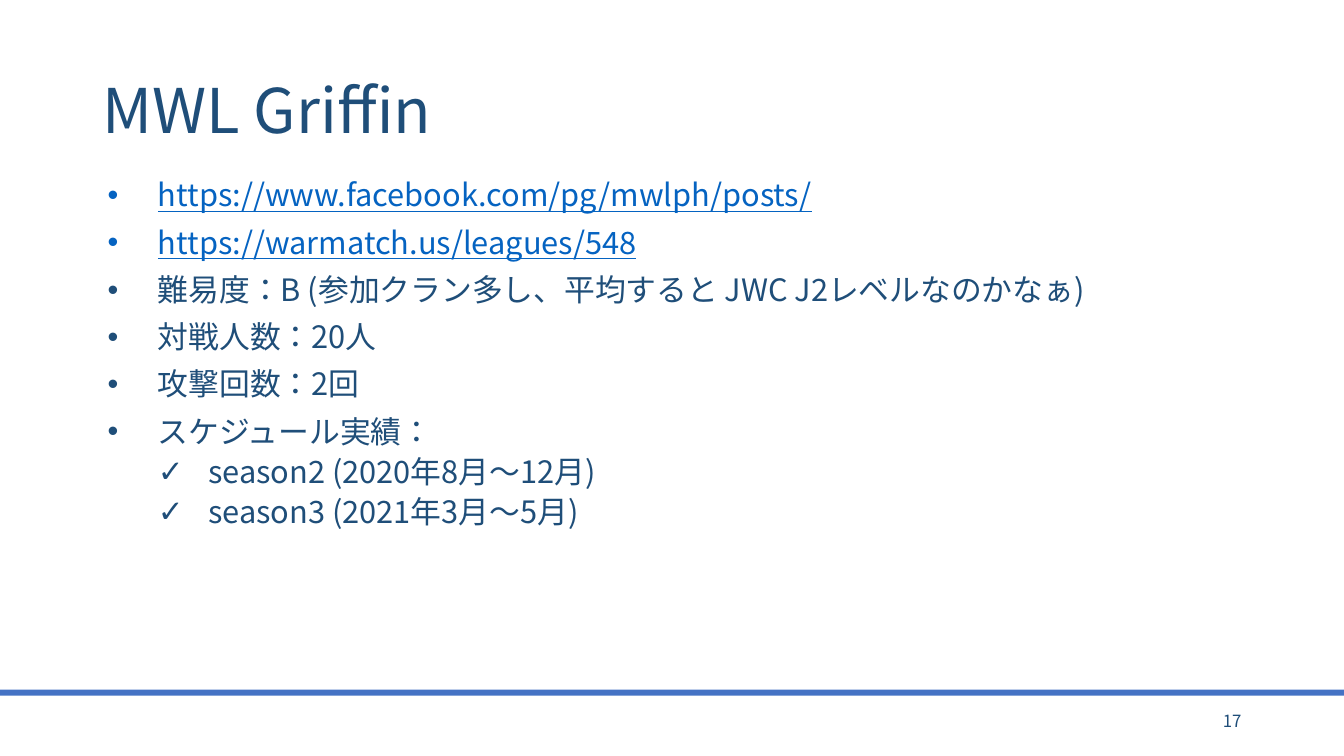
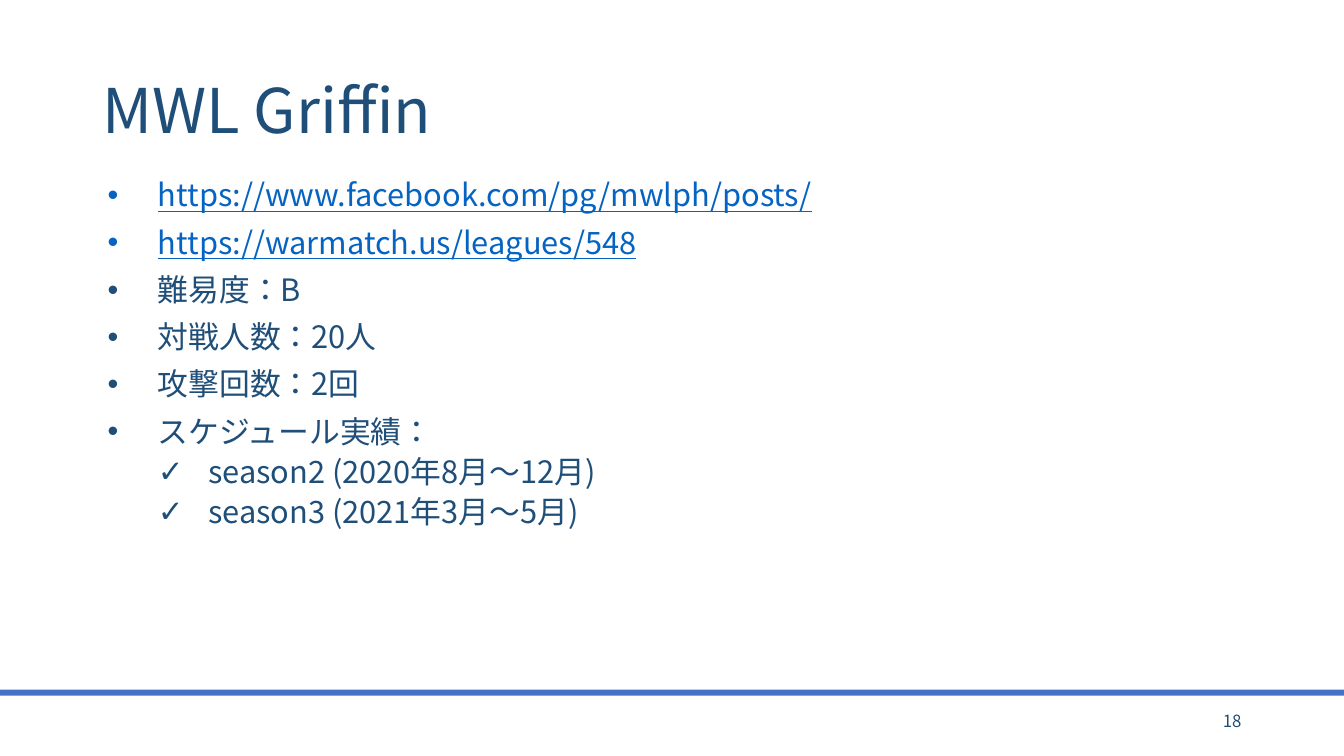
Before and after one commit to bigtreeCoC/documents, a slide deck: slide 18 of リーグ調査.pptx (slide 17 before the commit). Drawn at 1344x756 pixels with LibreOffice and Linux fonts; fonts in the diff are those of the drawing. Boxes give left, top, right and bottom in pixels: in the first picture for what was removed or moved away, otherwise in the second. Text is boxed around its words. In the diff, an @@ line names an element or a change of style, - is before the commit and + after.

```diff
--- a/リーグ調査.pptx
+++ b/リーグ調査.pptx
@@ text at [158,275,301,304]: text changed @@
-• 難易度：B (参加クラン多し、平均すると JWC J2レベルなのかなぁ)
+• 難易度：B
@@ page number at [1223,714,1242,727]: text changed @@
-17
+18
```
Also in this commit, not shown: 12 other slides changed, 2 slides added, 1 other file.
